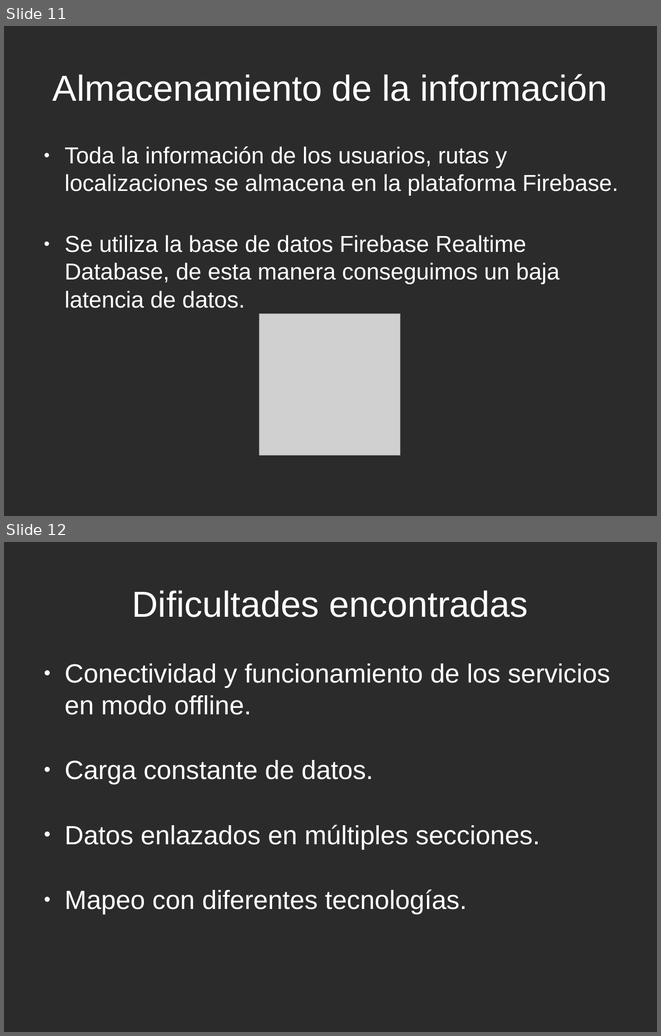
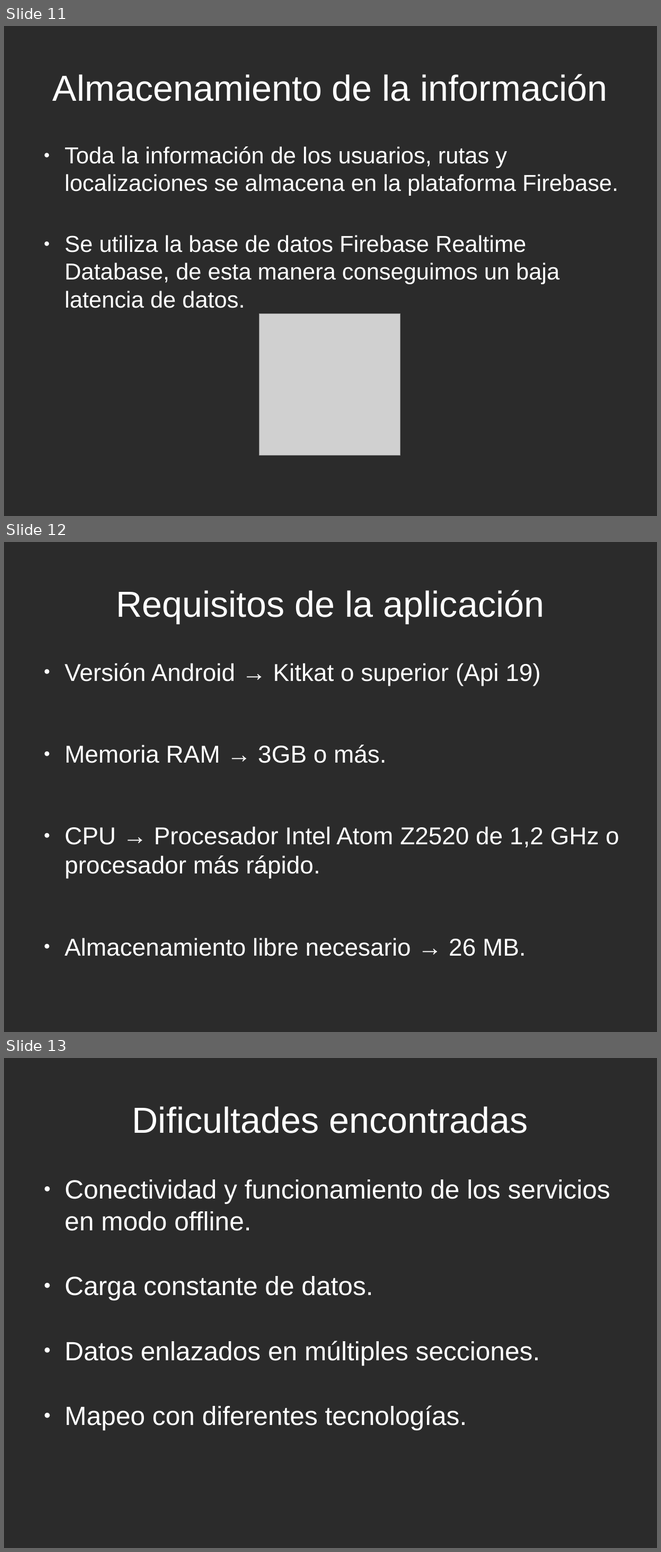
Before and after one commit to thewalkerofdreams/Proyecto-Final-Grado, a slide deck: AdventureMaps_Presentación.odp. Shown one above the other, each under a label of ours: slides 11 and 12 before the commit, slides 11, 12 and 13 after it. The pictures are 661x1036 and 661x1552 pixels, drawn with LibreOffice and Linux fonts; fonts in the diff are those of the drawing; grey boxes stand for pictures; background and template pictures are left out; a plain dark background stands for a picture behind light text. Boxes give left, top, right and bottom in pixels: in the first picture for what was removed or moved away, otherwise in the second. Text is boxed around its words. In the diff, an @@ line names an element or a change of style, - is before the commit and + after.

```diff
--- a/AdventureMaps_Presentación.odp
+++ b/AdventureMaps_Presentación.odp
@@ slide 12 added at [4,542,657,1032], background picture (left out) @@
@@ title added at [116,590,545,623], 44 pt, text #FFFFFF @@
+Requisitos de la aplicación
@@ text added at [64,663,619,956], 29.6 pt, text #FFFFFF @@
+● Versión Android → Kitkat o superior (Api 19)
+● Memoria RAM → 3GB o más.
+● CPU → Procesador Intel Atom Z2520 de 1,2 GHz o procesador más rápido.
+● Almacenamiento libre necesario → 26 MB.
@@ what was slide 12 is now slide 13 @@
```
Also in this commit, not shown: 1 slide changed, 1 other file.
